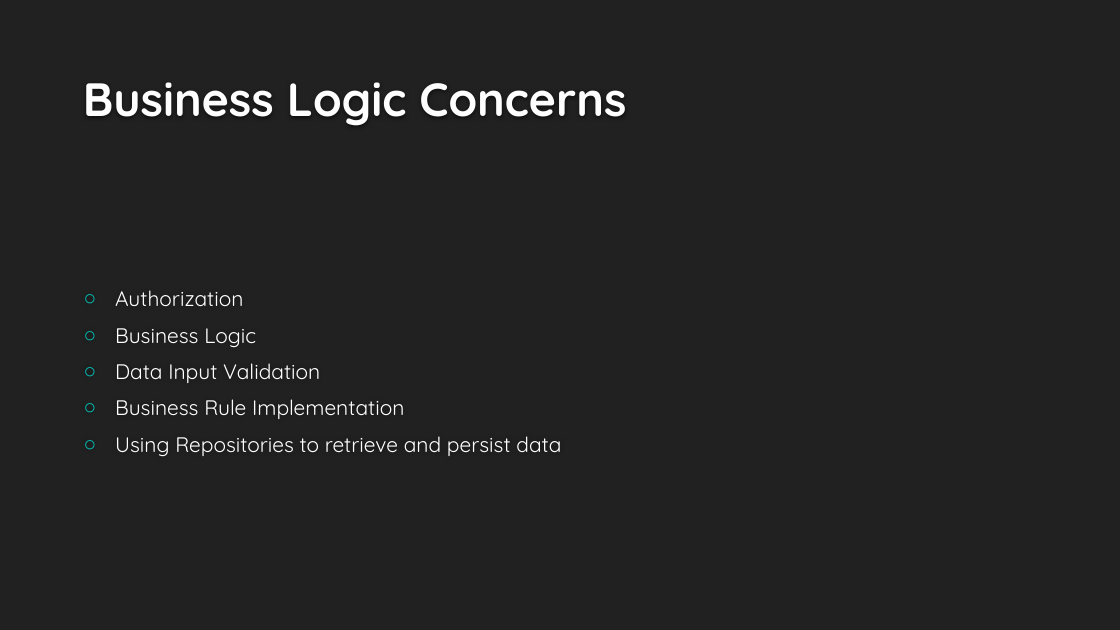
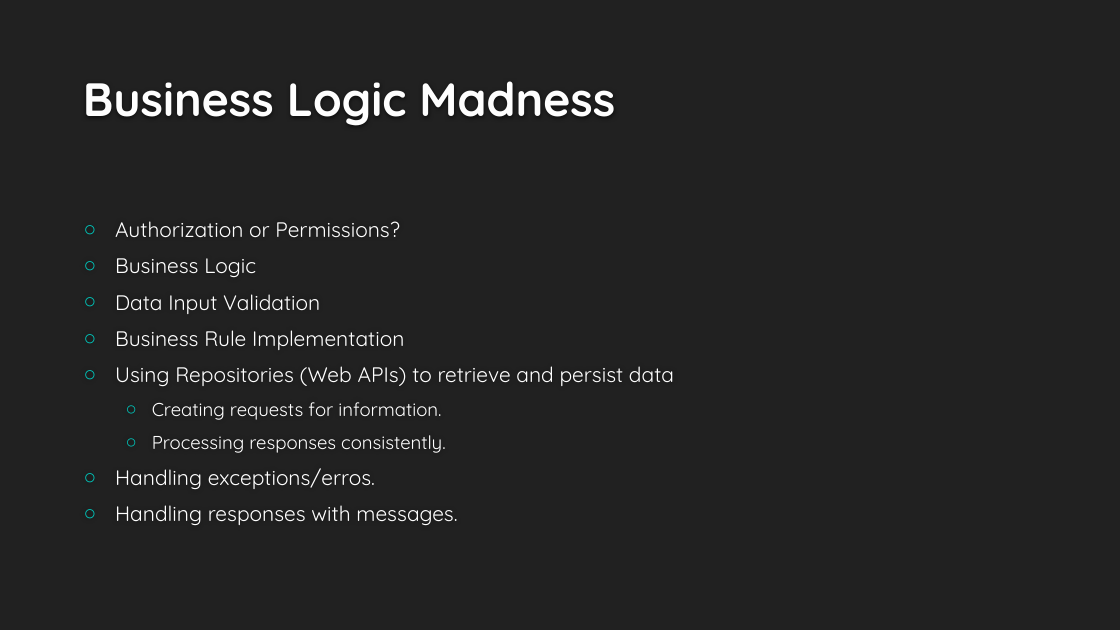
Before and after one commit to buildmotion/better-business-logic-with-typescript, a slide deck: slide 24 of Presentation/Better Business Logic with Typescript.pptx (slide 23 before the commit). Drawn at 1120x630 pixels with LibreOffice and Linux fonts; fonts in the diff are those of the drawing; background and template pictures are left out. Boxes give left, top, right and bottom in pixels: in the first picture for what was removed or moved away, otherwise in the second. Text is boxed around its words. In the diff, an @@ line names an element or a change of style, - is before the commit and + after.

```diff
--- a/Presentation/Better Business Logic with Typescript.pptx
+++ b/Presentation/Better Business Logic with Typescript.pptx
@@ title at (83,81,615,126): text changed @@
-Business Logic Concerns
+Business Logic Madness
@@ text at (115,221,400,237): text changed @@
-○ Authorization
+○ Authorization or Permissions?
@@ text at (115,366,674,525): text changed @@
-○ Using Repositories to retrieve and persist data
+○ Using Repositories (Web APIs) to retrieve and persist data
+  ○ Creating requests for information.
+  ○ Processing responses consistently.
+○ Handling exceptions/erros.
+○ Handling responses with messages.
```
Also in this commit, not shown: 5 slides added, 59 other files.
